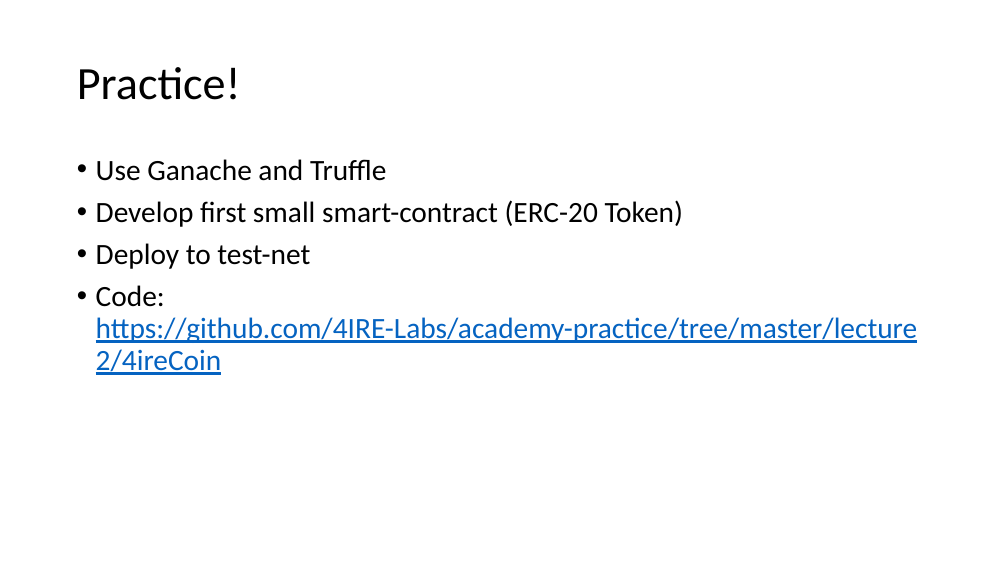
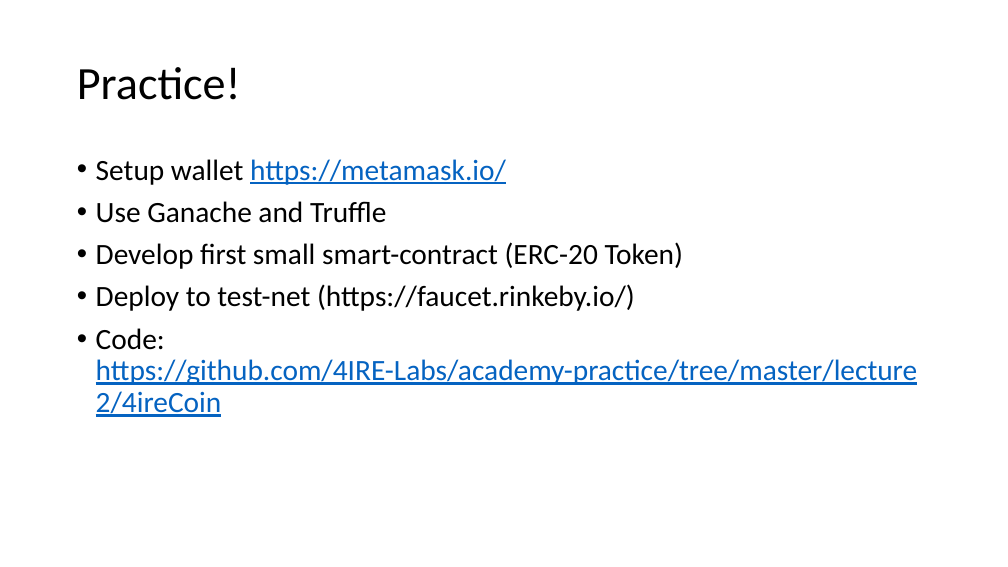
Before and after one commit to 4IRE-Labs/academy-practice, a slide deck: slide 16 of ppts/Lecture 2.pptx. Drawn at 1008x567 pixels with LibreOffice and Linux fonts; fonts in the diff are those of the drawing. Boxes give left, top, right and bottom in pixels: in the first picture for what was removed or moved away, otherwise in the second. Text is boxed around its words. In the diff, an @@ line names an element or a change of style, - is before the commit and + after.

Commit message:
added lecture 3

```diff
--- a/ppts/Lecture 2.pptx
+++ b/ppts/Lecture 2.pptx
@@ text at (96,159,506,185): paragraph added @@
+• Setup wallet https://metamask.io/
@@ text at (96,284,635,311): text changed @@
-• Deploy to test-net
+• Deploy to test-net (https://faucet.rinkeby.io/)
```
